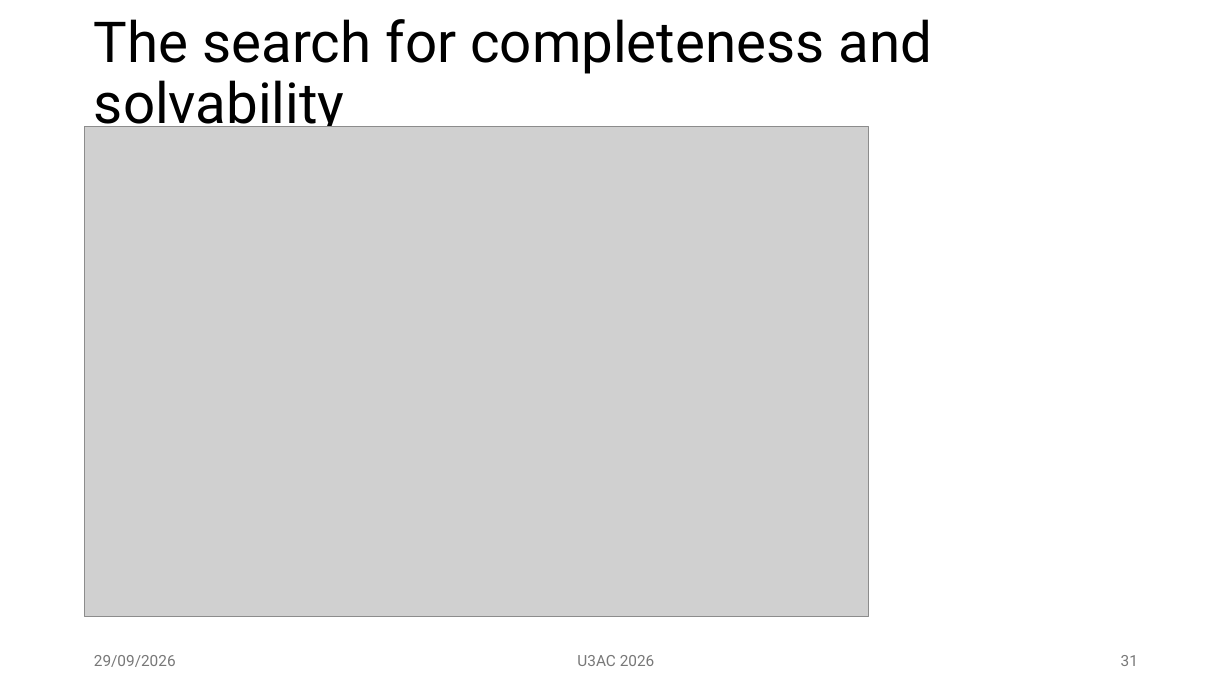
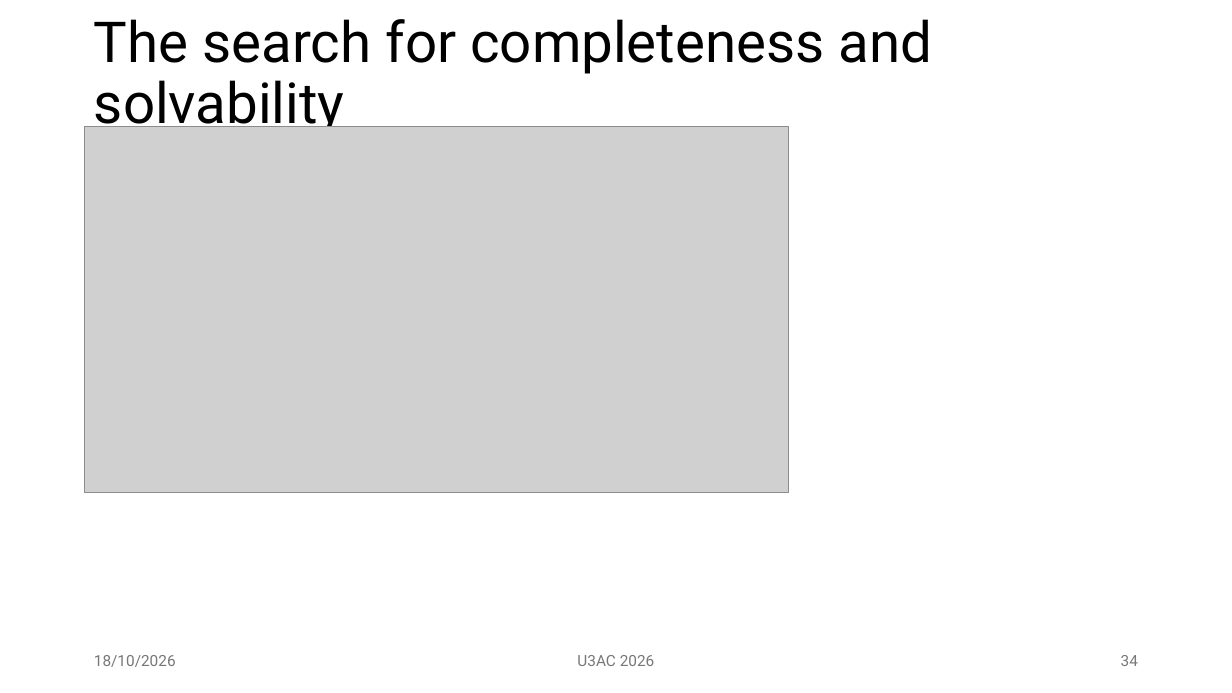
Before and after one commit to mm002a/U3AC, a slide deck: slide 34 of U3AC.Lec1.1.pptx (slide 31 before the commit). Drawn at 1232x693 pixels with LibreOffice and Linux fonts; fonts in the diff are those of the drawing; grey boxes stand for pictures. Boxes give left, top, right and bottom in pixels: in the first picture for what was removed or moved away, otherwise in the second. Text is boxed around its words. In the diff, an @@ line names an element or a change of style, - is before the commit and + after.

```diff
--- a/U3AC.Lec1.1.pptx
+++ b/U3AC.Lec1.1.pptx
@@ picture: place and size @@
-picture at (85, 127, 870, 617)
+picture at (85, 127, 788, 493)
@@ text at (94, 655, 176, 667): text changed @@
-29/09/2026
+18/10/2026
@@ page number at (1121, 655, 1138, 666): text changed @@
-31
+34
```
Also in this commit, not shown: 35 other slides changed, 6 slides added.
